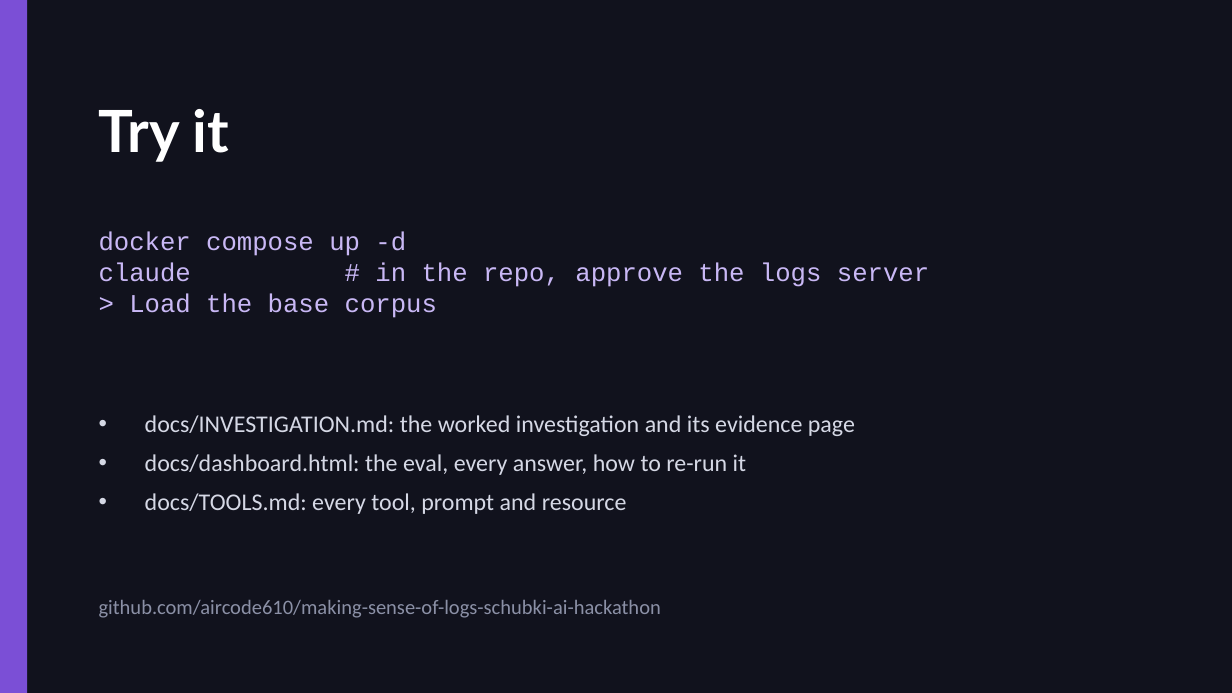
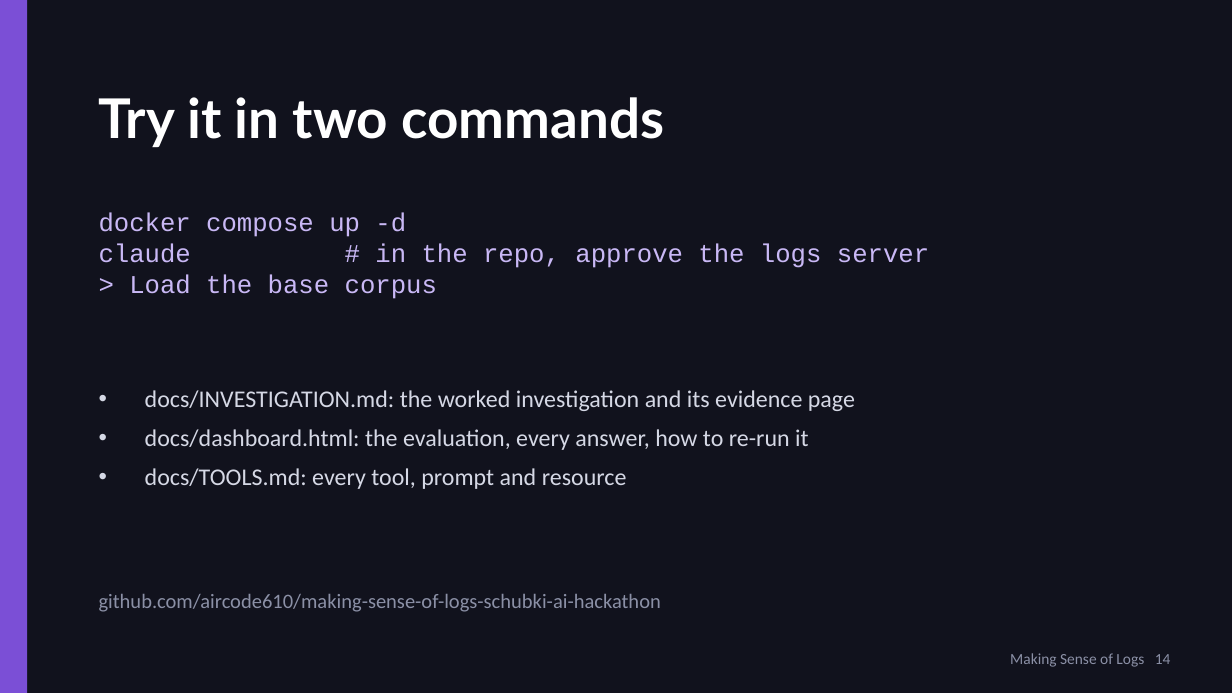
Before and after one commit to aircode610/making-sense-of-logs-schubki-ai-hackathon, a slide deck: slide 14 of docs/slides/making-sense-of-logs.pptx (slide 8 before the commit). Drawn at 1232x693 pixels with LibreOffice and Linux fonts; fonts in the diff are those of the drawing. Boxes give left, top, right and bottom in pixels: in the first picture for what was removed or moved away, otherwise in the second. Text is boxed around its words. In the diff, an @@ line names an element or a change of style, - is before the commit and + after.

```diff
--- a/docs/slides/making-sense-of-logs.pptx
+++ b/docs/slides/making-sense-of-logs.pptx
@@ text at (x1=99, y1=97, x2=665, y2=148): text changed; size 34 to 32 pt @@
-Try it
+Try it in two commands
@@ text "docker compose up -d" moved from (x1=99, y1=231, x2=929, y2=318) to (x1=99, y1=213, x2=929, y2=299) @@
@@ text "docs/INVESTIGATION.md: the worked investigation and ..." moved from (x1=145, y1=415, x2=855, y2=514) to (x1=145, y1=390, x2=855, y2=489) @@
@@ text at (x1=145, y1=429, x2=809, y2=450): text changed @@
-• docs/dashboard.html: the eval, every answer, how to re-run it
+• docs/dashboard.html: the evaluation, every answer, how to re-run it
@@ text "github.com/aircode610/making-sense-of-logs-schubki-ai-hackat ..." moved from (x1=99, y1=600, x2=661, y2=618) to (x1=99, y1=594, x2=661, y2=612) @@
@@ text added at (x1=1010, y1=653, x2=1171, y2=667), 9 pt, text #8B90A6 @@
+Making Sense of Logs 14
```
Also in this commit, not shown: 3 other slides changed, 10 slides added, 4 slides removed, 2 other files.
